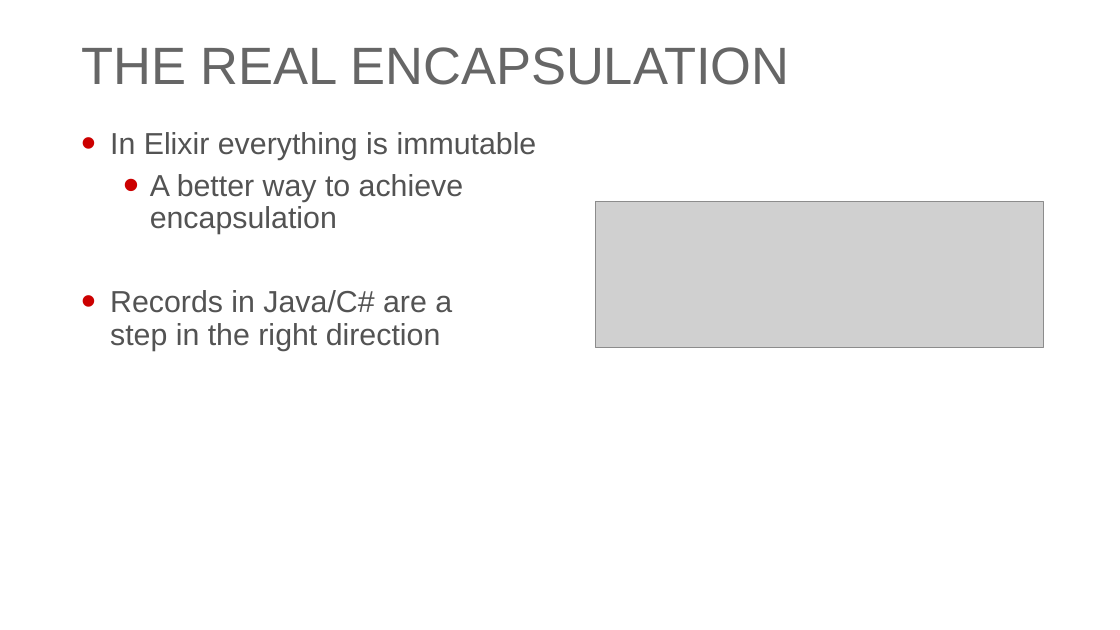
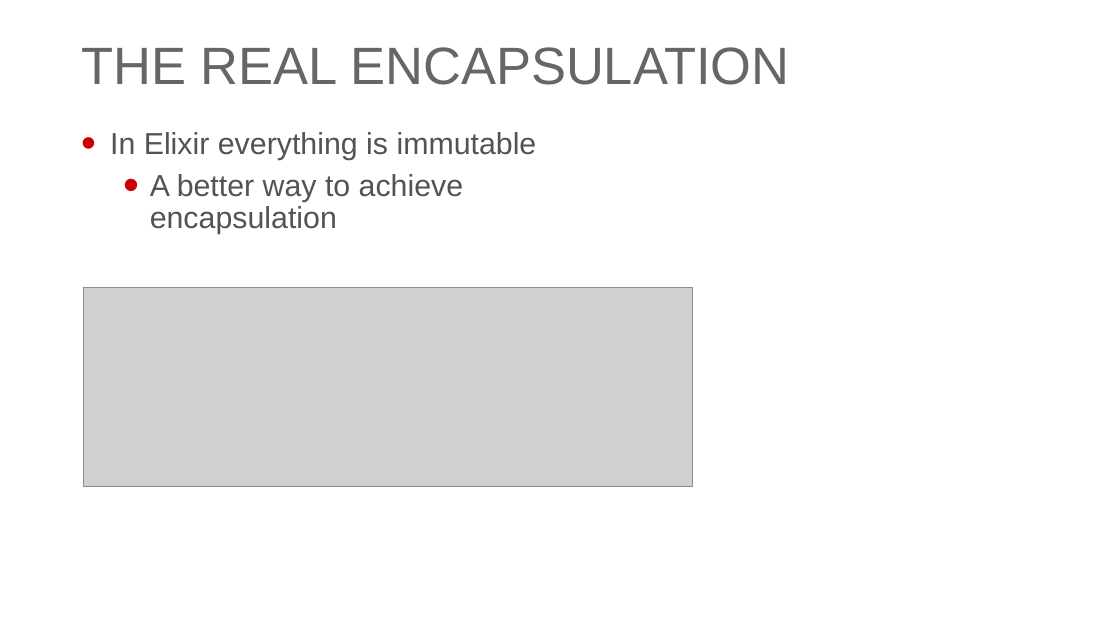
Before and after one commit to georgiyolovski/elixir-tech-talk, a slide deck: slide 11 of Elixir.pptx. Drawn at 1120x630 pixels with LibreOffice and Linux fonts; fonts in the diff are those of the drawing; grey boxes stand for pictures; background and template pictures are left out. Boxes give left, top, right and bottom in pixels: in the first picture for what was removed or moved away, otherwise in the second. Text is boxed around its words. In the diff, an @@ line names an element or a change of style, - is before the commit and + after.

```diff
--- a/Elixir.pptx
+++ b/Elixir.pptx
@@ picture: place and size @@
-picture at bbox=[596, 202, 1044, 348]
+picture at bbox=[84, 288, 693, 487]
@@ text at bbox=[110, 290, 452, 351]: paragraph removed @@
-• Records in Java/C# are a
-  step in the right direction
```
Also in this commit, not shown: 4 other slides changed.
